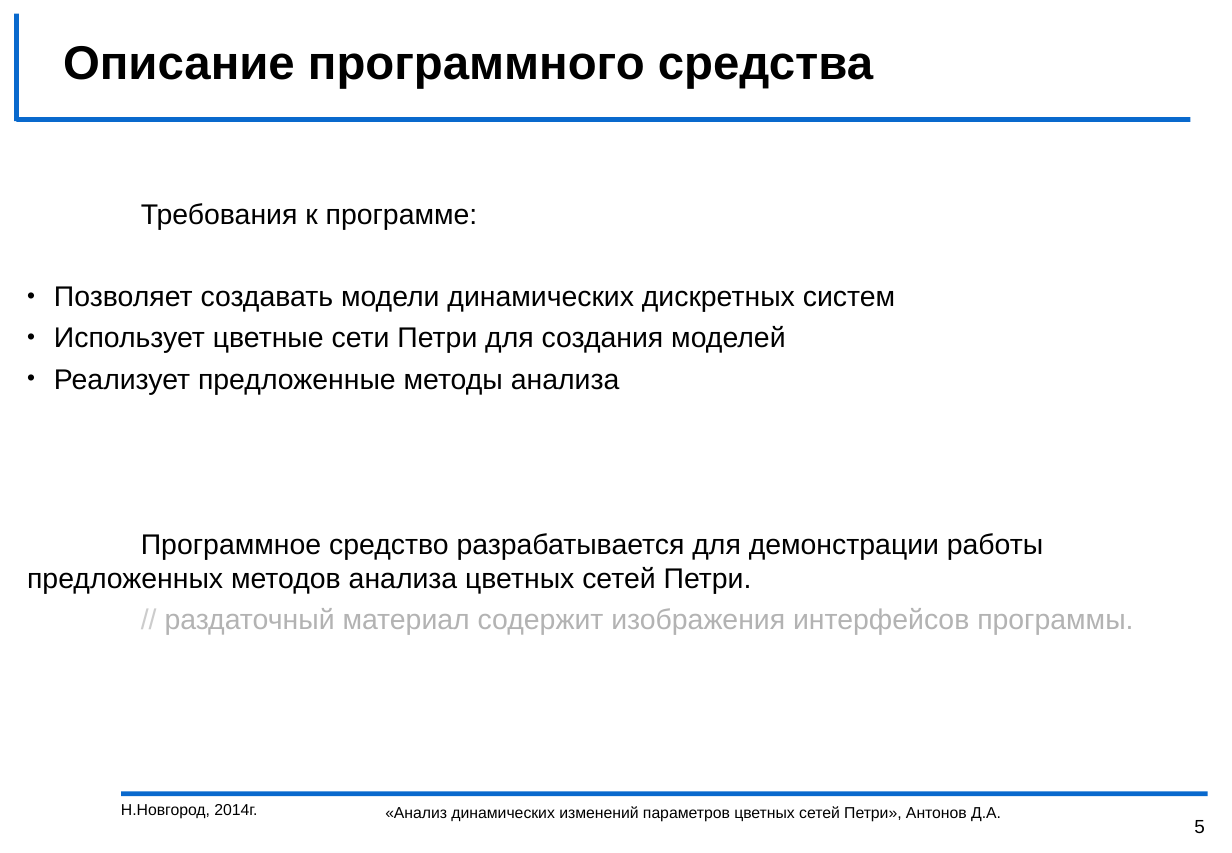
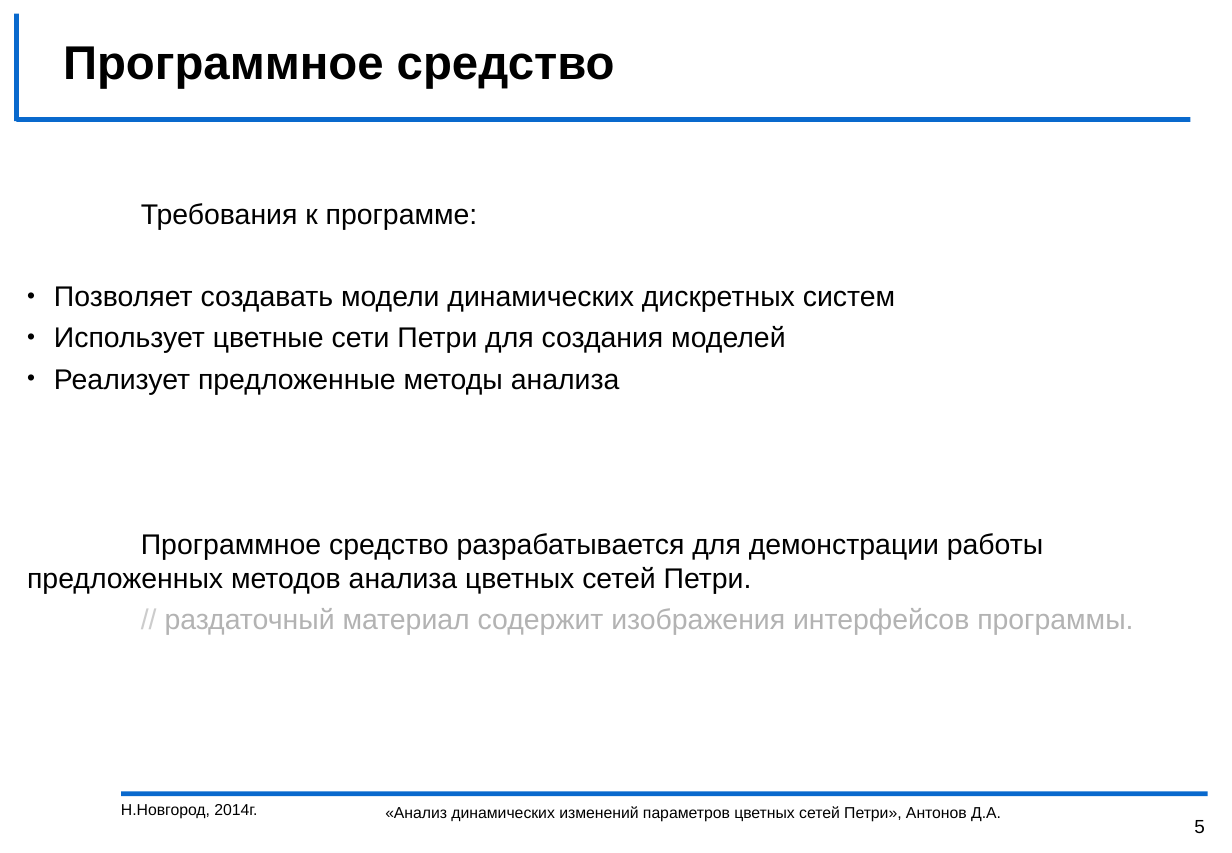
Before and after one commit to DeantoPrivate/myPetri, a slide deck: slide 5 of диплом/презентация и выступление/презентация.ppt. Drawn at 1232x853 pixels with LibreOffice and Linux fonts; fonts in the diff are those of the drawing; background and template pictures are left out. Boxes give left, top, right and bottom in pixels: in the first picture for what was removed or moved away, otherwise in the second. Text is boxed around its words. In the diff, an @@ line names an element or a change of style, - is before the commit and + after.

```diff
--- a/диплом/презентация и выступление/презентация.ppt
+++ b/диплом/презентация и выступление/презентация.ppt
@@ title at (x1=63, y1=46, x2=615, y2=88): text changed @@
-Описание программного средства
+Программное средство
```
Also in this commit, not shown: 1 other slide changed, 1 other file.
